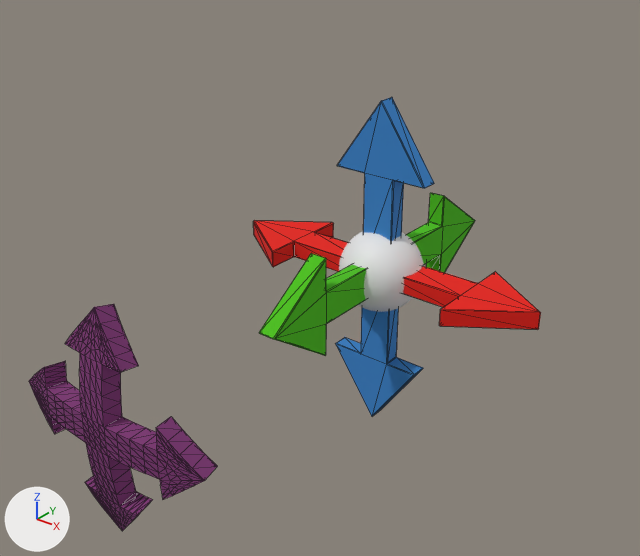
The glTF model share/covise/icons/cursors.glb: old version first, new version second.
Rendered twice from a 50 mm lens placed at (2.67, -3.91, 2.23), pointed at (-0.13, -0.41, 0.06). Arrows for +X, +Y and +Z are at lower left; the lights stay in place. The picture after the commit comes second. Mesh edges are drawn as thin lines on the coarser meshes. Vertices at exactly the same position are counted once.

Names of what the first picture shows: 'Center', 'Rotate', 'XArrow', 'YArrow', 'ZArrow'.
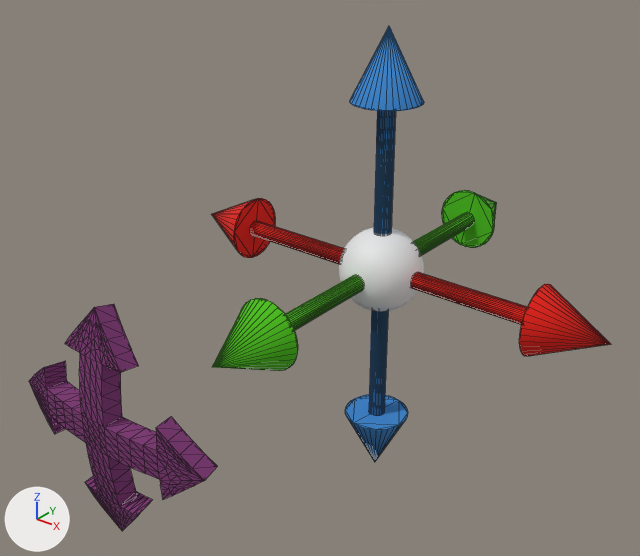
What differs and where, as boxes [x1, y1, x2, y2] in the pictures (640 x 556 px):
'ZArrow', reshaped, rescaled (20% narrower, 37% taller): before [335, 97, 434, 416]; after [345, 26, 424, 462]
'XArrow', reshaped, turned, rescaled: before [253, 220, 541, 329]; after [212, 198, 610, 356]
'YArrow', reshaped, turned, rescaled: before [259, 193, 475, 356]; after [212, 190, 497, 371]
part 1 of me_xarrow, added (red): after [519, 284, 610, 356]
part 2 of me_xarrow, added (red): after [212, 198, 275, 258]
part 3 of me_xarrow, added: after [250, 221, 527, 325]
part 4 of me_xarrow, deleted (red): before [253, 220, 541, 329]
part 5 of me_yarrow, added (green): after [212, 298, 298, 371]
part 6 of me_yarrow, added (green): after [442, 190, 497, 248]
part 7 of me_yarrow, added: after [285, 212, 474, 330]
part 8 of me_yarrow, deleted (green): before [406, 193, 475, 273]
part 9 of me_yarrow, deleted (green): before [259, 253, 366, 356]
part 10 of me_zarrow, added (blue): after [350, 26, 424, 111]
part 11 of me_zarrow, added (blue): after [345, 394, 408, 462]
part 12 of me_zarrow, added (blue): after [369, 111, 396, 416]
part 13 of me_zarrow, deleted (blue): before [335, 307, 423, 416]
part 14 of me_zarrow, deleted (blue): before [337, 97, 434, 241]

The change in detail:
me_zarrow is used by ob_zarrow; location (0.0, 0.0, 0.0).
me_zarrow had 84 vertices, 160 faces and spanned x -0.3..0.3, y -0.05..0.05, z -1.01..1.01.
me_zarrow now has 162 vertices, 282 faces and spans x -1.0..1.0, y -1.0..1.0, z -7.0..7.0.
me_zarrow part 10: a new loose piece, a 32-sided cone pointing to +z spanning x -1.0..1.0, y -1.0..1.0, z 5.0..7.0, in mat_blue (blue #3884cb).
me_zarrow part 11: a new loose piece, a 32-sided cone pointing to -z spanning x -1.0..1.0, y -1.0..1.0, z -7.0..-5.0, in mat_blue (blue #3884cb).
me_zarrow part 12: a new loose piece of 96 vertices spanning x -0.25..0.25, y -0.25..0.25, z -5.0..5.0, in mat_blue (blue #3884cb).
me_zarrow part 13: the loose piece of 42 vertices spanning x -0.3..0.3, y -0.05..0.05, z -1.01..0.0 is deleted.
me_zarrow part 14: the loose piece of 42 vertices spanning x -0.3..0.3, y -0.05..0.05, z 0.0..1.01 is deleted.
me_xarrow is used by ob_xarrow; location (0.0, 0.0, 0.0).
me_xarrow had 84 vertices, 160 faces and spanned x -1.01..1.01, y -0.3..0.3, z -0.05..0.05.
me_xarrow now has 162 vertices, 282 faces and spans x -1.0..1.0, y -1.0..1.0, z -7.0..7.0.
me_xarrow part 1: a new loose piece, a 32-sided cone pointing to +z spanning x -1.0..1.0, y -1.0..1.0, z 5.0..7.0, in mat_red (red #e7190b).
me_xarrow part 2: a new loose piece, a 32-sided cone pointing to -z spanning x -1.0..1.0, y -1.0..1.0, z -7.0..-5.0, in mat_red (red #e7190b).
me_xarrow part 3: a new loose piece of 96 vertices spanning x -0.25..0.25, y -0.25..0.25, z -5.0..5.0, in mat_red (red #e7190b).
me_xarrow part 4: the whole mesh is rebuilt.
me_yarrow is used by ob_yarrow; location (0.0, 0.0, 0.0).
me_yarrow had 84 vertices, 160 faces and spanned x -0.05..0.05, y -1.01..1.01, z -0.3..0.3.
me_yarrow now has 162 vertices, 282 faces and spans x -1.0..1.0, y -1.0..1.0, z -7.0..7.0.
me_yarrow part 5: a new loose piece, a 32-sided cone pointing to +z spanning x -1.0..1.0, y -1.0..1.0, z 5.0..7.0, in mat_green (green #4ac011).
me_yarrow part 6: a new loose piece, a 32-sided cone pointing to -z spanning x -1.0..1.0, y -1.0..1.0, z -7.0..-5.0, in mat_green (green #4ac011).
me_yarrow part 7: a new loose piece of 96 vertices spanning x -0.25..0.25, y -0.25..0.25, z -5.0..5.0, in mat_green (green #4ac011).
me_yarrow part 8: the loose piece of 42 vertices spanning x -0.05..0.05, y 0.0..1.01, z -0.3..0.3 is deleted.
me_yarrow part 9: the loose piece of 42 vertices spanning x -0.05..0.05, y -1.01..0.0, z -0.3..0.3 is deleted.
Object 'ZArrow' (ob_zarrow) is rescaled from (1.0, 1.0, 1.0) to (0.2, 0.2, 0.2).
Object 'XArrow' (ob_xarrow) turns from (0, 0, 0) to (90, 0, 90) degrees about x, y and z.
Object 'XArrow' (ob_xarrow) is rescaled from (1.0, 1.0, 1.0) to (0.2, 0.2, 0.2).
Object 'YArrow' (ob_yarrow) turns from (0, 0, 0) to (90, 0, 0) degrees about x, y and z.
Object 'YArrow' (ob_yarrow) is rescaled from (1.0, 1.0, 1.0) to (0.2, 0.2, 0.2).
